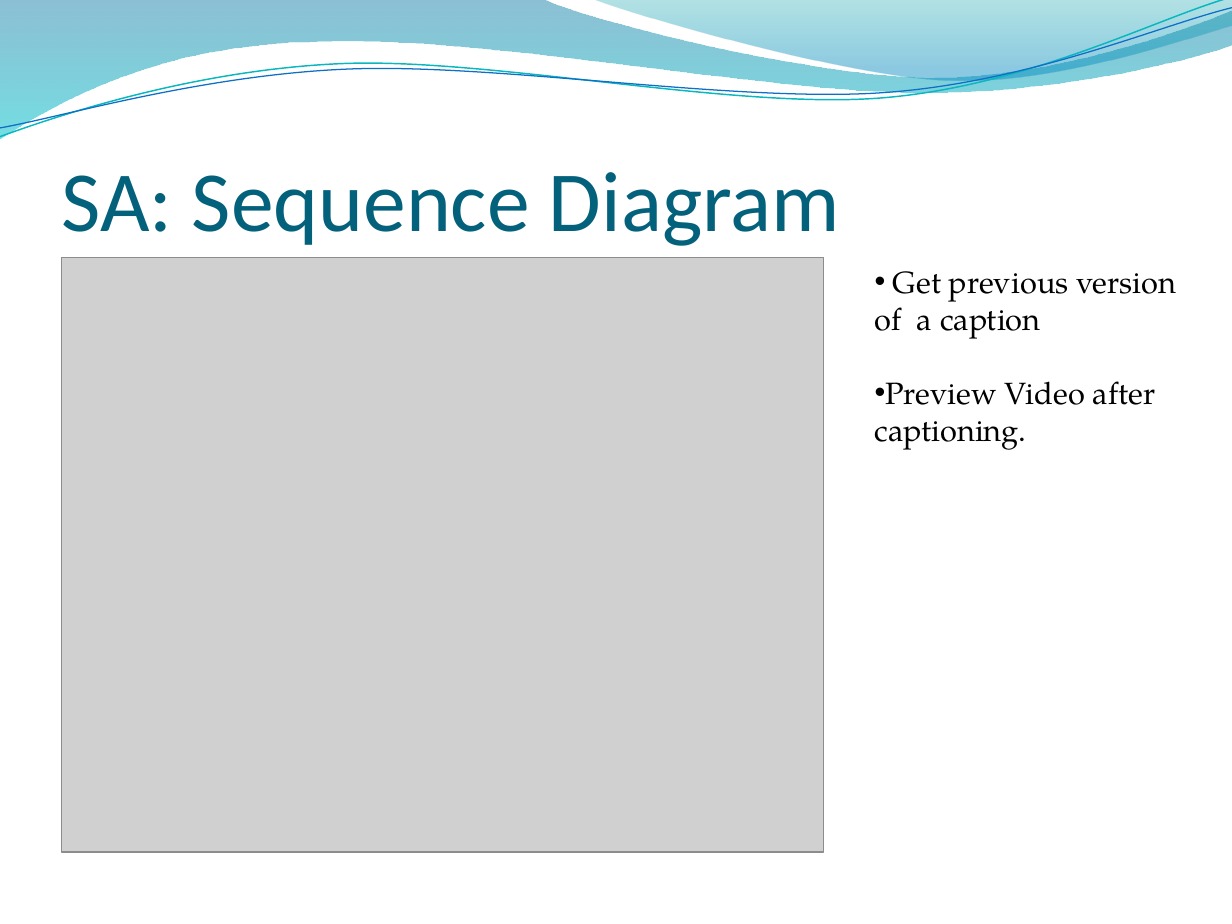
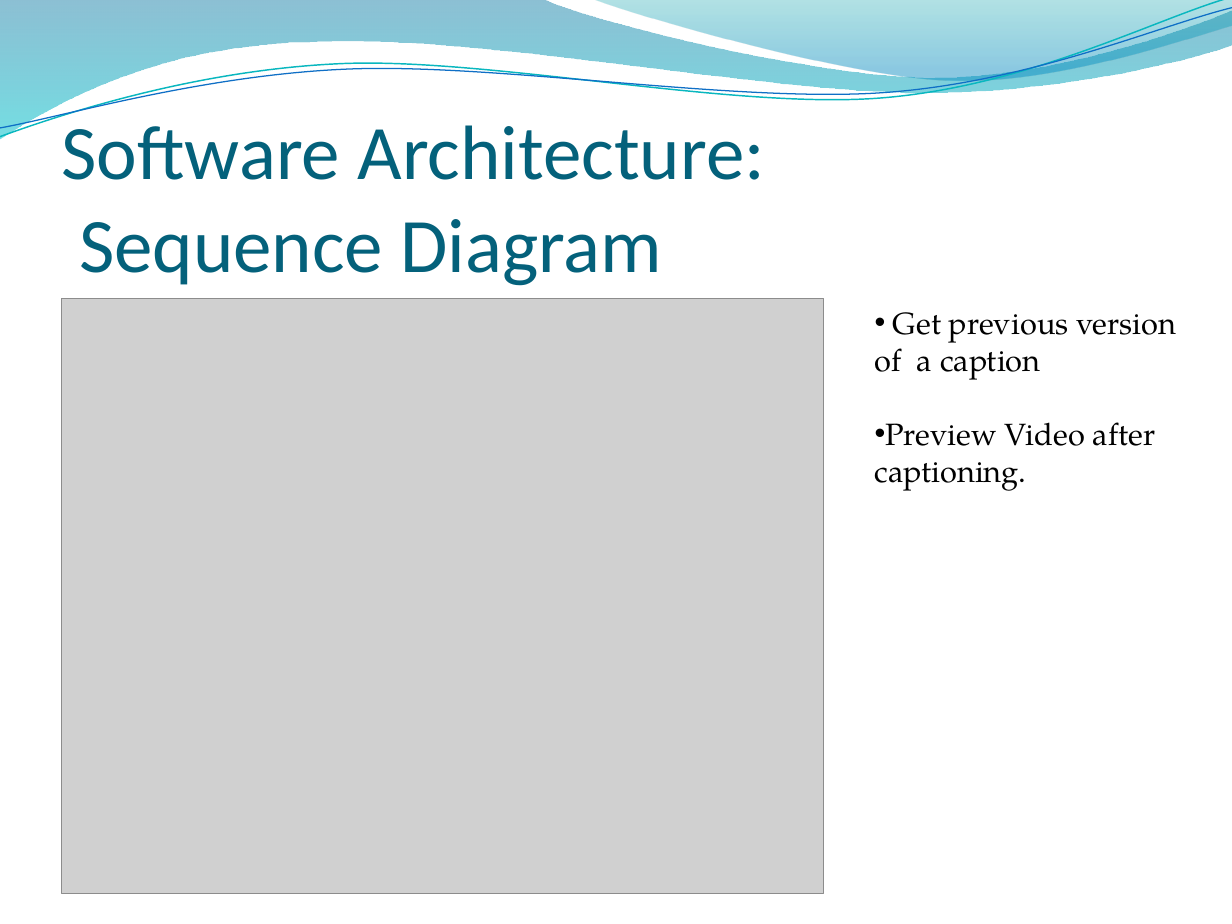
Before and after one commit to ProjPossibility/pp-community-captioner, a slide deck: slide 14 of CC.pptx. Drawn at 1232x924 pixels with LibreOffice and Linux fonts; fonts in the diff are those of the drawing; grey boxes stand for pictures; background and template pictures are left out. Boxes give left, top, right and bottom in pixels: in the first picture for what was removed or moved away, otherwise in the second. Text is boxed around its words. In the diff, an @@ line names an element or a change of style, - is before the commit and + after.

```diff
--- a/CC.pptx
+++ b/CC.pptx
@@ title at (62, 115, 765, 286): text changed; size 50 to 45 pt @@
-SA: Sequence Diagram
+Software Architecture:
+Sequence Diagram
@@ picture: place and size @@
-picture at (62, 257, 824, 853)
+picture at (62, 298, 824, 893)
@@ text "Get previous version of a ...": place and size @@
-text "Get previous version of a ..." at (875, 271, 1176, 450)
+text "Get previous version of a ..." at (875, 312, 1176, 491)
```
Also in this commit, not shown: 9 other slides changed.
